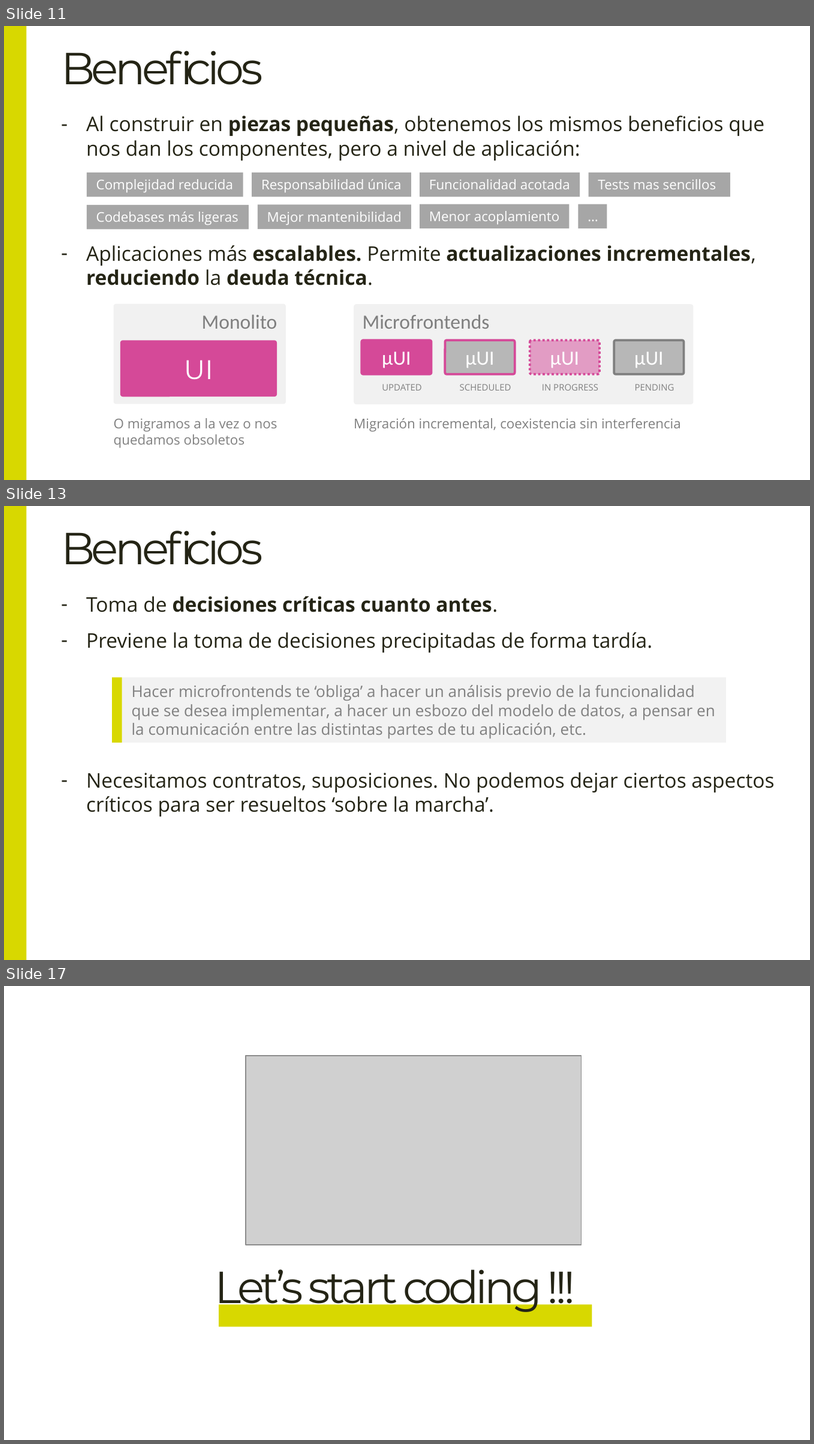
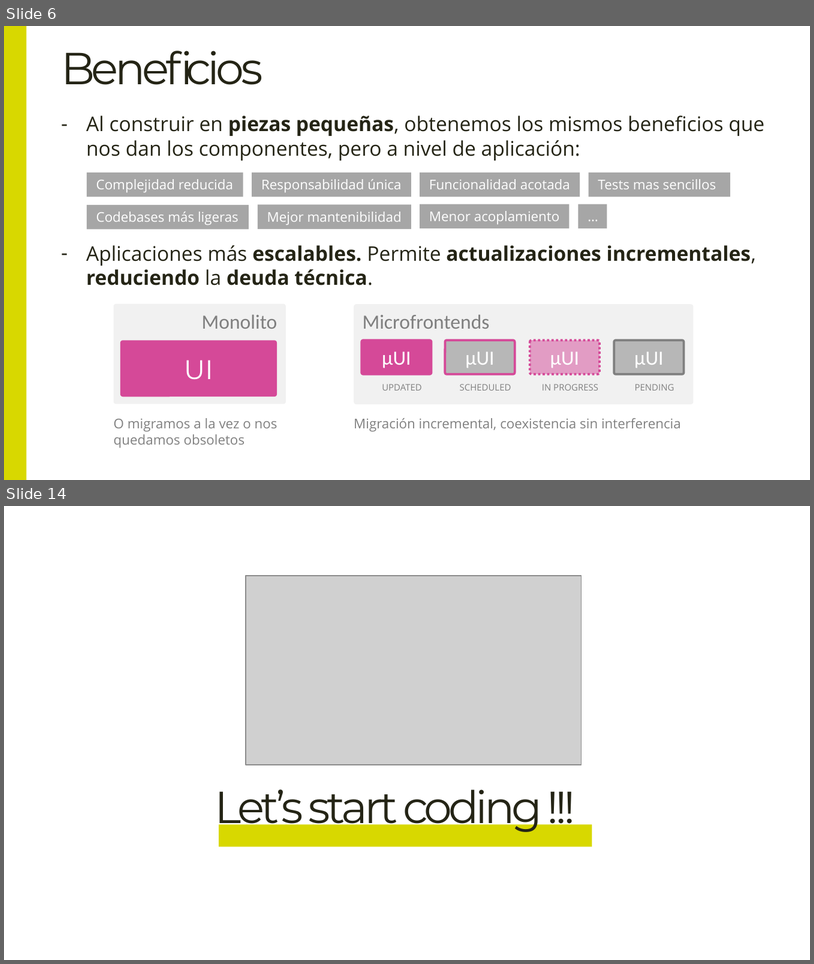
Before and after one commit to Lemoncode/master-frontend-lemoncode, a slide deck: 04-frameworks/16-microfrontends/00-teoría/00-introducción-a-microfrontends.pptx. Shown one above the other, each under a label of ours: slides 11, 13 and 17 before the commit, slides 6 and 14 after it; the slides between them are not shown. The pictures are 814x1444 and 814x964 pixels, drawn with LibreOffice and Linux fonts; fonts in the diff are those of the drawing; grey boxes stand for pictures; background and template pictures are left out. Boxes give left, top, right and bottom in pixels: in the first picture for what was removed or moved away, otherwise in the second. Text is boxed around its words. In the diff, an @@ line names an element or a change of style, - is before the commit and + after.

```diff
--- a/04-frameworks/16-microfrontends/00-teoría/00-introducción-a-microfrontends.pptx
+++ b/04-frameworks/16-microfrontends/00-teoría/00-introducción-a-microfrontends.pptx
@@ slide 13 removed at (4, 506, 810, 960), background #FFFFFF @@
@@ rectangle removed at (4, 506, 27, 959) @@
@@ title removed at (61, 531, 263, 565) @@
-Beneficios
@@ text removed at (86, 596, 498, 612) @@
-– Toma de decisiones críticas cuanto antes.
@@ text removed at (86, 632, 653, 652) @@
-– Previene la toma de decisiones precipitadas de forma tardía.
@@ rectangle removed at (112, 677, 122, 742) @@
@@ rectangle removed at (122, 677, 726, 742) @@
-Hacer microfrontends te ‘obliga’ a hacer un análisis previo de la funcionalidad que se desea implementar, a hacer un esbozo del modelo de datos, a pensar en la comunicación entre las distintas partes de tu aplicación, etc.
@@ text removed at (86, 772, 774, 816) @@
-– Necesitamos contratos, suposiciones. No podemos dejar ciertos aspectos críticos para ser resueltos ‘sobre la marcha’.
@@ what was slide 11 is now slide 6 @@
@@ what was slide 17 is now slide 14 @@
```
Also in this commit, not shown: 7 slides changed, 3 slides added, 5 other slides removed.
